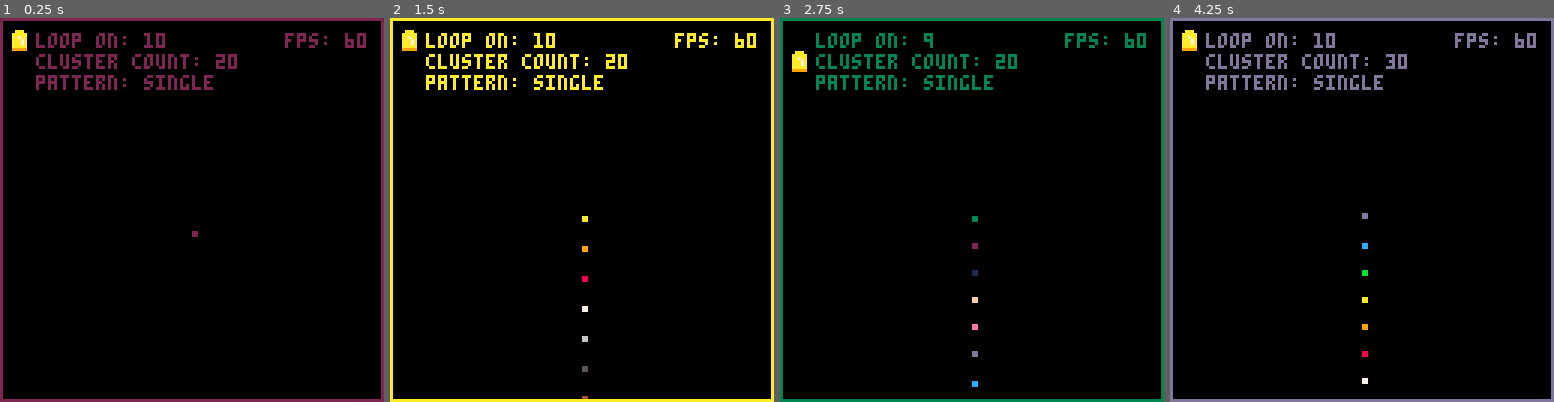
Above: before the commit, frames 1-4 (left to right).
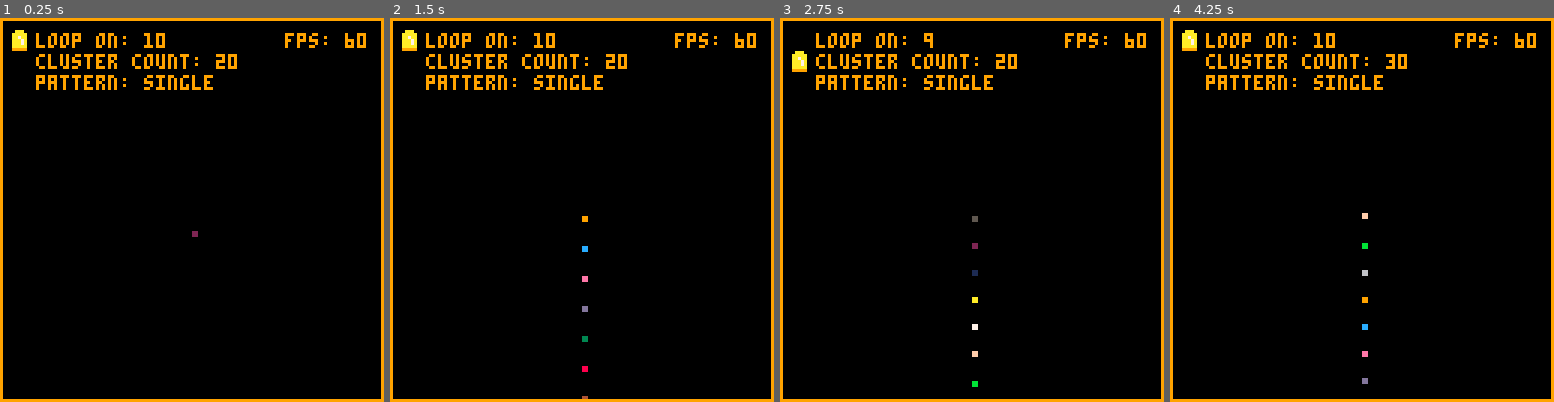
Above: after the commit, the same moments.

Repository: rustybailey/bullet_pattern_tester
Game: PICO-8 cartridge bullet_pattern_tester.p8
Same seed, same stepped clock (60 frames per second), same inputs: the game is played once before the commit and once after it.
Inputs:
- Up to frame 1 (0.25 s): no input
- Up to frame 2 (1.5 s): no input
- Up to frame 3 (2.75 s): hold Left 1.97-2.37 s; hold Down from 2.42 s (still down)
- Up to frame 4 (4.25 s): release Down at 2.82 s; hold Right 2.87-3.53 s; hold Up 3.58-4.08 s; hold Right from 4.13 s (still down)

The runs differ from the first frame. In frame 1, 5.4% of the frame differs, in the area x 0-100%, y 0-100%; in frame 2, 5.6%; in frame 3, 5.5%; in frame 4, 5.6%.

Commit message:
Organize patterns, add consistent text color, order colors from dark to light.

Diff:
--- a/bullet_pattern_tester.p8
+++ b/bullet_pattern_tester.p8
@@ -27,70 +27,54 @@
 
 -- todo: rename to grouping?
 -- todo: add pulse/burst frequency
-function make_radial_cluster(number, color)
-  local full_deg = 360
-  local increment = full_deg/number
-  for i=increment, full_deg, increment do
-    add(bullets, make_bullet(64, 64, i, color))
-  end
-end
-
-function make_arc_cluster(number, color)
-  local full_deg = 90
-  local increment = 180/number
-  for i=-90, full_deg, increment do
-    add(bullets, make_bullet(64, 64, i, color))
-  end
-end
-
-function make_spreadshot(color)
-  add(bullets, make_bullet(64, 64, 0, color))
-  add(bullets, make_bullet(64, 64, 10, color))
-  add(bullets, make_bullet(64, 64, -10, color))
-end
-
-function make_cross_cluster(color)
-  add(bullets, make_bullet(64, 64, 0, color))
-  add(bullets, make_bullet(64, 64, 90, color))
-  add(bullets, make_bullet(64, 64, -90, color))
-end
-
-function make_single_shot(color)
-  add(bullets, make_bullet(64, 64, 0, color))
-end
-
-function make_bullet_pattern(number, color, pattern)
-  if (pattern == 1) then
-    make_single_shot(color)
-  elseif (pattern == 2) then
-    make_cross_cluster(color)
-  elseif (pattern == 3) then
-    make_spreadshot(color)
-  elseif (pattern == 4) then
-    make_arc_cluster(number, color)
-  elseif (pattern == 5) then
-    make_radial_cluster(number, color)
-  end
-end
-
-counter = 1
-color = 1
-pattern = 1
+function make_bullet_pattern(number, color, current_pattern)
+  patterns[current_pattern]:make_wave(number, color)
+end
 
 patterns = {
-  'single',
-  'cross',
-  'spreadshot',
-  'arc',
-  'radial'
+  {
+    name = 'single',
+    make_wave = function(self, number, color)
+      add(bullets, make_bullet(64, 64, 0, color))
+    end
+  },
+  {
+    name = 'cross',
+    make_wave = function(self, number, color)
+      add(bullets, make_bullet(64, 64, 0, color))
+      add(bullets, make_bullet(64, 64, 90, color))
+      add(bullets, make_bullet(64, 64, -90, color))
+    end
+  },
+  {
+    name = 'spreadshot',
+    make_wave = function(self, number, color)
+      add(bullets, make_bullet(64, 64, 0, color))
+      add(bullets, make_bullet(64, 64, 10, color))
+      add(bullets, make_bullet(64, 64, -10, color))
+    end
+  },
+  {
+    name = 'arc',
+    make_wave = function(self, number, color)
+      local full_deg = 90
+      local increment = 180/number
+      for i=-90, full_deg, increment do
+        add(bullets, make_bullet(64, 64, i, color))
+      end
+    end
+  },
+  {
+    name = 'radial',
+    make_wave = function(self, number, color)
+      local full_deg = 360
+      local increment = full_deg/number
+      for i=increment, full_deg, increment do
+        add(bullets, make_bullet(64, 64, i, color))
+      end
+    end
+  }
 }
-
-max_counter = 10
-max_cluster_count = 20
-max_color = 15
-
-function _init()
-end
 
 menu = {
   current_selection = 1,
@@ -111,7 +95,7 @@
         max_counter += 1
       end,
       draw = function(self, x, y)
-        print('loop on: ' .. max_counter, x, y)
+        print('loop on: ' .. max_counter, x, y, text_color)
       end
     },
     {
@@ -126,25 +110,25 @@
         max_cluster_count += 1
       end,
       draw = function(self, x, y)
-        print('cluster count: ' .. max_cluster_count, x, y)
+        print('cluster count: ' .. max_cluster_count, x, y, text_color)
       end
     },
     {
       name = "pattern",
       decrement = function(self)
-        pattern -= 1
-        if (pattern <= 0) then
-          pattern = #patterns
+        current_pattern -= 1
+        if (current_pattern <= 0) then
+          current_pattern = #patterns
         end
       end,
       increment = function(self)
-        pattern += 1
-        if (pattern > #patterns) then
-          pattern = 1
+        current_pattern += 1
+        if (current_pattern > #patterns) then
+          current_pattern = 1
         end
       end,
       draw = function(self, x, y)
-        print('pattern: ' .. patterns[pattern], x, y)
+        print('pattern: ' .. patterns[current_pattern].name, x, y, text_color)
       end
     },
   },
@@ -217,6 +201,17 @@
   end
 }
 
+function _init()
+  counter = 1
+  current_color = 1
+  current_pattern = 1
+  text_color = 9
+
+  max_counter = 10
+  max_cluster_count = 20
+  colors_dark_to_light = {1,2,5,4,8,3,13,14,12,9,6,11,15,7,10}
+end
+
 function _update60()
   menu:update()
 
@@ -224,12 +219,12 @@
   counter += 1
   if (counter > max_counter) then
     counter = 1
-    color += 1
-    if (color > max_color) then
-      color = 1
-    end
-
-    make_bullet_pattern(max_cluster_count, color, pattern)
+    current_color += 1
+    if (current_color > #colors_dark_to_light) then
+      current_color = 1
+    end
+
+    make_bullet_pattern(max_cluster_count, colors_dark_to_light[current_color], current_pattern)
   end
 
   for bullet in all(bullets) do
@@ -244,10 +239,10 @@
     bullet:draw()
   end
 
-  print('fps: ' .. stat(7), 95, 5)
+  print('fps: ' .. stat(7), 95, 5, text_color)
 
   menu:draw()
-  rect(0, 0, 127, 127)
+  rect(0, 0, 127, 127, text_color)
 end
 
 __gfx__
